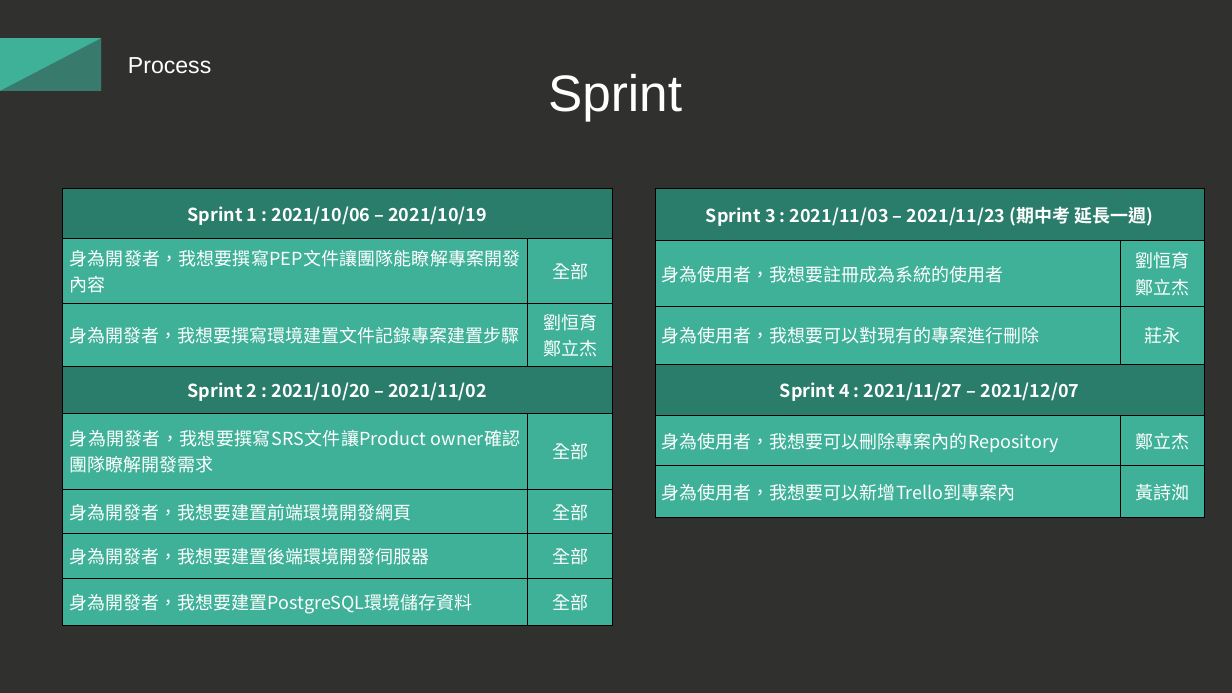
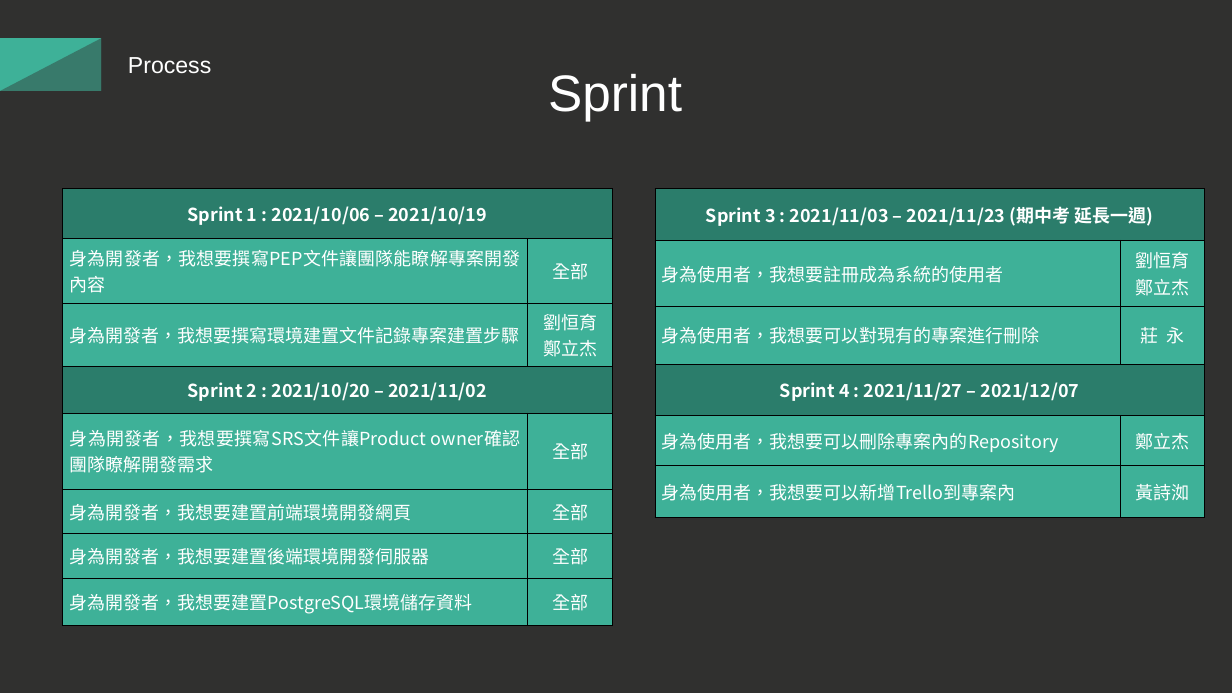
Before and after one commit to 13urgerKing/110_1-SE, a slide deck: slide 4 of documents/Final_Report.pptx. Drawn at 1232x693 pixels with LibreOffice and Linux fonts; fonts in the diff are those of the drawing. Boxes give left, top, right and bottom in pixels: in the first picture for what was removed or moved away, otherwise in the second. Text is boxed around its words. In the diff, an @@ line names an element or a change of style, - is before the commit and + after.

```diff
--- a/documents/Final_Report.pptx
+++ b/documents/Final_Report.pptx
@@ table at (655, 189, 1205, 518) @@
-row 3, column 2: 莊永
+row 3, column 2: 莊 永
```
Also in this commit, not shown: 2 other slides changed, 1 slide removed, 7 other files.
